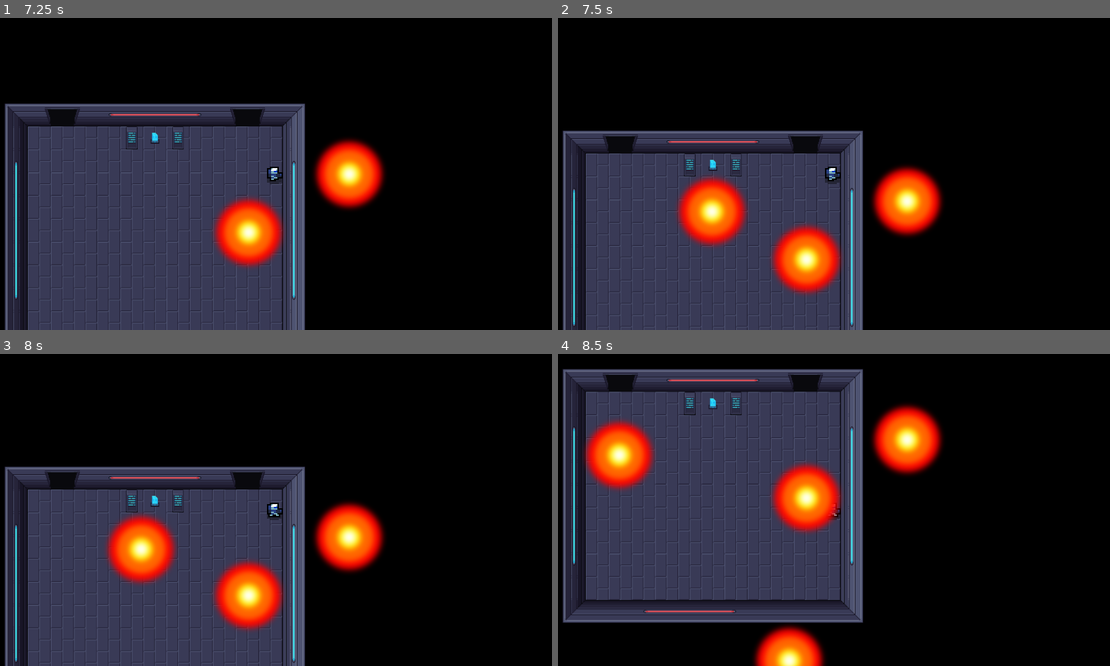
Above: before the commit, frames 1-4 (two rows, left to right).
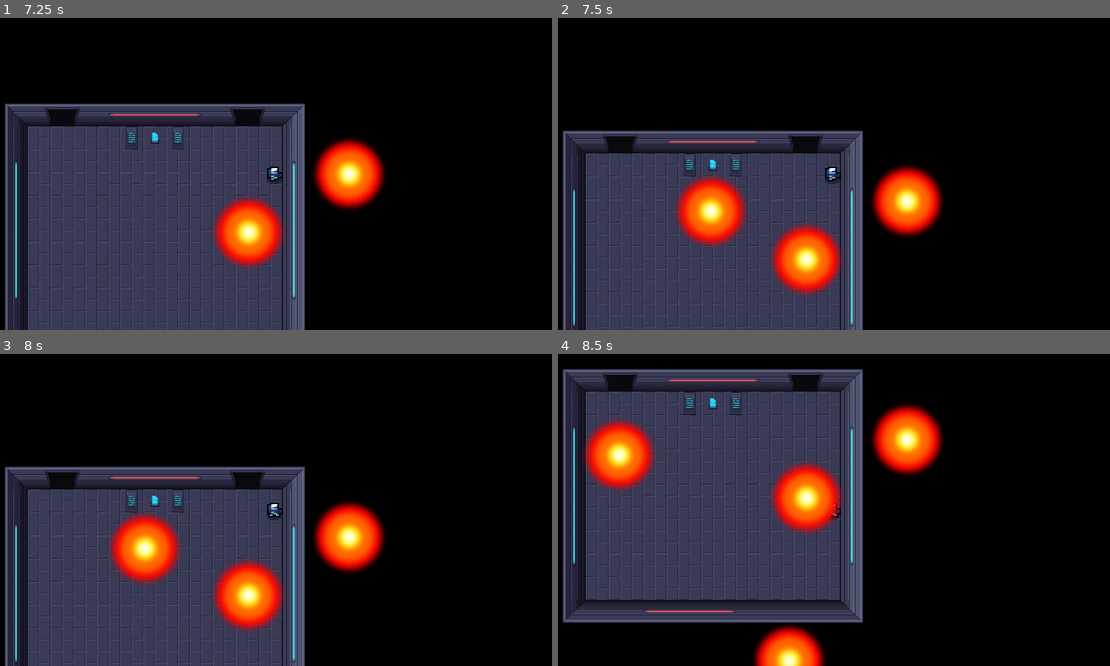
Above: after the commit, the same moments.

Repository: Sebabacou/Manaupen
Game: Godot game, scene res://menu/MainMenu.tscn
The game is run twice, just before and just after one commit, with the same random seed, the same clock (stepped at 60 frames per second) and the same inputs. This scene is started directly instead of the project's main scene.
Inputs (mouse positions are in pixels of both pictures, inside the frame that each line leads up to):
- Up to frame 1 (7.25 s): tap Enter at 0.5, 4.25, 6.5 s; move the mouse to (397, 158) at 0.52 s; hold D (move_right) 0.53-1.28 s; click (397, 158) at 0.67 s; move the mouse to (165, 189) at 1.27 s; hold S (move_down) 1.28-2.03 s; tap Space at 2, 5 s; move the mouse to (331, 105) at 2.02 s; hold D (move_right) 2.03-2.78 s; move the mouse to (248, 236) at 2.77 s; hold W (move_up) 2.78-3.53 s; click (248, 236) at 2.92 s; move the mouse to (441, 220) at 3.52 s; hold A (move_left) 3.53-5.03 s; move the mouse to (104, 127) at 4.27 s; move the mouse to (303, 174) at 5.02 s; hold S (move_down) 5.03-5.78 s; click (303, 174) at 5.17 s; move the mouse to (193, 96) at 5.77 s; hold D (move_right) 5.78-6.53 s; move the mouse to (397, 158) at 6.52 s; hold W (move_up) from 6.53 s (still down)
- Up to frame 2 (7.5 s): move the mouse to (723, 189) at 7.27 s; release W (move_up) at 7.28 s; hold D (move_right) from 7.28 s (still down); click (723, 189) at 7.42 s
- Up to frame 3 (8 s): keep holding D (move_right)
- Up to frame 4 (8.5 s): move the mouse to (889, 441) at 8.02 s; release D (move_right) at 8.03 s; hold S (move_down) from 8.03 s (still down)

Frame 1 is identical in both runs. In frame 2, 0.1% of the frame differs, in the area x 21-34%, y 54-70%; in frame 3, 1.5%, in the area x 19-33%, y 51-74%; in frame 4, less than 0.1%.

Commit message:
feat(menu): Add area detection for player actions in lobby

Diff:
--- /dev/null
+++ b/menu/ExitDoor.gd
@@ -0,0 +1,11 @@
+extends Area2D
+
+@export var is_in = false
+
+func _on_body_entered(body):
+	if body.name == "Character":
+		get_tree().quit()
+
+func _process(delta):
+	if is_in == true:
+		get_tree().quit()
--- a/menu/MainMenu.tscn
+++ b/menu/MainMenu.tscn
@@ -8,6 +8,9 @@
 [ext_resource type="Texture2D" uid="uid://dgsp5rsty3r7k" path="res://Assets/Map/zelda_futuristic_asset_pack/fx/light_blue.png" id="6_j475w"]
 [ext_resource type="Texture2D" uid="uid://ciq3fhjg6ykyk" path="res://Assets/Map/zelda_futuristic_asset_pack/fx/light_red_v2.png" id="7_t0l8w"]
 [ext_resource type="Texture2D" uid="uid://ypknbtosda73" path="res://Assets/Map/zelda_futuristic_asset_pack/fx/light_blue_v2.png" id="8_3g21u"]
+[ext_resource type="Script" path="res://menu/StartDoor.gd" id="9_bd2vw"]
+[ext_resource type="Script" path="res://menu/ExitDoor.gd" id="10_pu83f"]
+[ext_resource type="Script" path="res://menu/OptionPannel.gd" id="11_8ghdp"]
 
 [sub_resource type="TileSetAtlasSource" id="TileSetAtlasSource_6an7p"]
 texture = ExtResource("2_f2pel")
@@ -291,6 +294,15 @@
 sources/5 = SubResource("TileSetAtlasSource_iu136")
 sources/6 = SubResource("TileSetAtlasSource_6trp2")
 
+[sub_resource type="RectangleShape2D" id="RectangleShape2D_77hx1"]
+size = Vector2(39, 7)
+
+[sub_resource type="RectangleShape2D" id="RectangleShape2D_pr3pu"]
+size = Vector2(32, 8)
+
+[sub_resource type="RectangleShape2D" id="RectangleShape2D_s13kk"]
+size = Vector2(42, 4)
+
 [node name="MainMenu" type="Node2D"]
 
 [node name="Character" parent="." instance=ExtResource("2_xvqho")]
@@ -328,3 +340,28 @@
 
 [node name="CollisionPolygon2D2" type="CollisionPolygon2D" parent="TileMap/StaticBody2D"]
 polygon = PackedVector2Array(-27, -127, -26, -94, -6, -93, -2, -111, 37, -111, 40, -94, 59, -94, 59, -128)
+
+[node name="StartDoor" type="Area2D" parent="."]
+script = ExtResource("9_bd2vw")
+
+[node name="StartBox" type="CollisionShape2D" parent="StartDoor"]
+position = Vector2(142.5, -147.5)
+shape = SubResource("RectangleShape2D_77hx1")
+
+[node name="ExitDoor" type="Area2D" parent="."]
+collision_layer = 2
+collision_mask = 4
+script = ExtResource("10_pu83f")
+
+[node name="ExitBox" type="CollisionShape2D" parent="ExitDoor"]
+position = Vector2(-114, -150)
+shape = SubResource("RectangleShape2D_pr3pu")
+
+[node name="OptionPannel" type="Area2D" parent="."]
+script = ExtResource("11_8ghdp")
+
+[node name="CollisionShape2D" type="CollisionShape2D" parent="OptionPannel"]
+position = Vector2(17, -109)
+shape = SubResource("RectangleShape2D_s13kk")
+
+[connection signal="body_entered" from="ExitDoor" to="ExitDoor" method="_on_body_entered"]
--- /dev/null
+++ b/menu/OptionPannel.gd
@@ -0,0 +1,11 @@
+extends Area2D
+
+
+# Called when the node enters the scene tree for the first time.
+func _ready():
+	pass # Replace with function body.
+
+
+# Called every frame. 'delta' is the elapsed time since the previous frame.
+func _process(delta):
+	pass
--- /dev/null
+++ b/menu/StartDoor.gd
@@ -0,0 +1 @@
+extends Area2D
Not shown: 1 places in menu/MainMenu.tscn that only renumber resources
